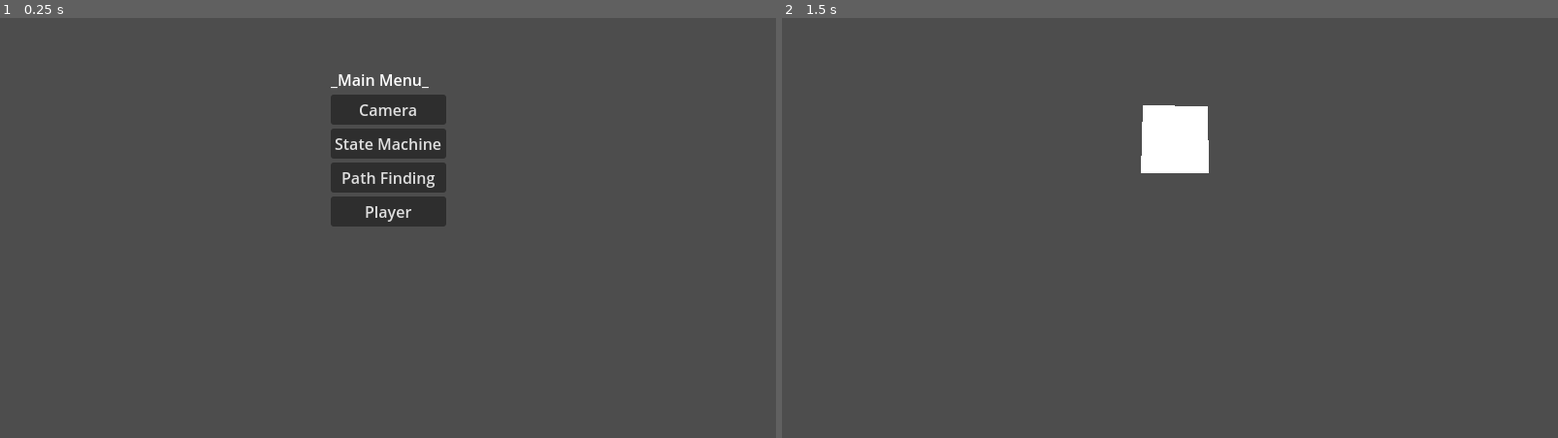
Above: before the commit, frames 1-2 (left to right).
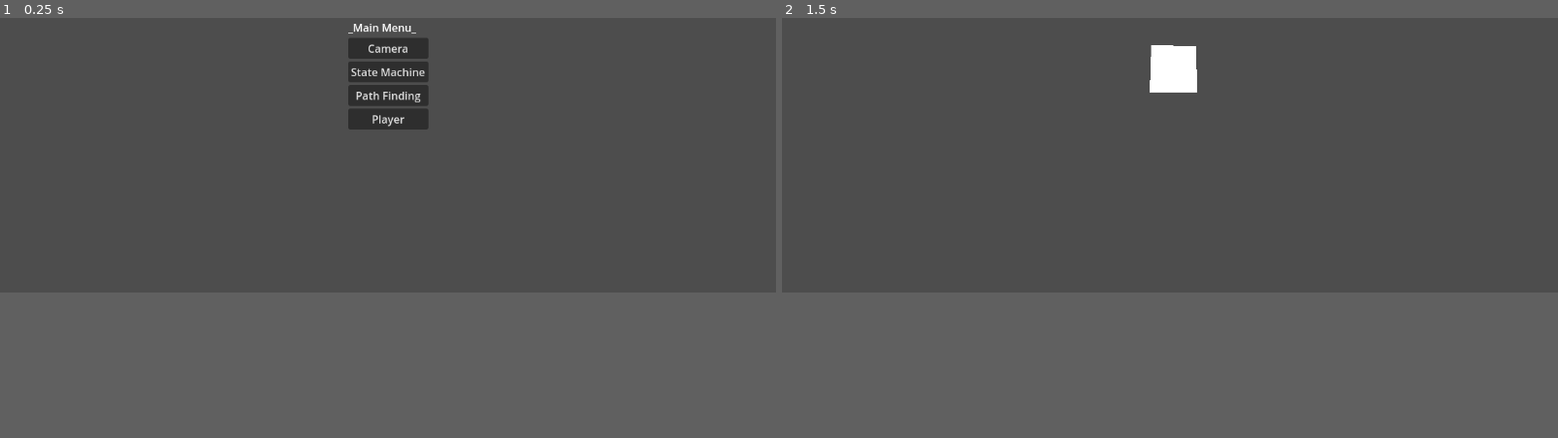
Above: after the commit, the same moments.

Repository: pablopenna/godot_learning
Game: Godot game, scene res://projects/main_menu/scenes/main_menu.tscn
Same seed, same stepped clock (60 frames per second), same inputs: the game is played once before the commit and once after it. The engine's default icon, where the game draws it, is replaced by a stand-in: a white triangle on a blue panel in a dark square.
Inputs:
- Up to frame 1 (0.25 s): no input
- Up to frame 2 (1.5 s): click "Camera" at 0.5 s; tap Enter (ui_accept) at 1.25 s; hold D (move_right) from 1.28 s (still down); hold Shift (dash) from 1.28 s (still down)
In our replay, the window is 800x600 before the commit and 800x450 after it. These sizes can differ from the game's own. Grey fills any space a smaller window leaves; there, only what the larger window draws over its background counts as a difference.

The runs differ from the first frame. In frame 1, 5.0% of the frame differs, in the area x 42-58%, y 1-50%; in frame 2, 2.0%.

Commit message:
Add notes about jittering in windows and FPS Counter Scene

Diff:
--- /dev/null
+++ b/common/scenes/fps_counter/fps_counter.gd
@@ -0,0 +1,11 @@
+extends RichTextLabel
+
+
+# Called when the node enters the scene tree for the first time.
+func _ready():
+	pass # Replace with function body.
+
+
+# Called every frame. 'delta' is the elapsed time since the previous frame.
+func _process(delta):
+	text = "%s" % Engine.get_frames_per_second()
--- /dev/null
+++ b/common/scenes/fps_counter/fps_counter.tscn
@@ -0,0 +1,10 @@
+[gd_scene load_steps=2 format=3 uid="uid://dxh2khy3nyldc"]
+
+[ext_resource type="Script" path="res://common/scenes/fps_counter/fps_counter.gd" id="1_fyt1u"]
+
+[node name="FPS_Counter" type="RichTextLabel"]
+offset_right = 40.0
+offset_bottom = 40.0
+bbcode_enabled = true
+fit_content = true
+script = ExtResource("1_fyt1u")
--- a/project.godot
+++ b/project.godot
@@ -18,6 +18,13 @@
 [autoload]
 
 FacingDirectionUtils="*res://common/utils/facing_direction.gd"
+
+[display]
+
+window/size/mode=4
+window/stretch/mode="canvas_items"
+window/stretch/aspect="expand"
+window/stretch/scale_mode="integer"
 
 [input]
 
--- a/projects/main_menu/scripts/main_menu.gd
+++ b/projects/main_menu/scripts/main_menu.gd
@@ -6,7 +6,8 @@
 @export var player_scene: PackedScene
 
 func _ready():
-	_set_screen_size(window_size)
+	# _set_screen_size(window_size)
+	pass
 
 func _set_screen_size(size: Vector2):
 	get_viewport().get_window().size = size
--- a/projects/player/scenes/main.tscn
+++ b/projects/player/scenes/main.tscn
@@ -1,8 +1,9 @@
-[gd_scene load_steps=4 format=3 uid="uid://c05t6khn5h02m"]
+[gd_scene load_steps=5 format=3 uid="uid://c05t6khn5h02m"]
 
 [ext_resource type="PackedScene" uid="uid://drulietgo1s1s" path="res://projects/player/scenes/player.tscn" id="1_wje2c"]
 [ext_resource type="PackedScene" uid="uid://iw2y2tljhrwx" path="res://common/scenes/terrain.tscn" id="2_fq08h"]
 [ext_resource type="PackedScene" uid="uid://dptcjh7q8w511" path="res://common/scenes/dummy/dummy.tscn" id="3_uaits"]
+[ext_resource type="PackedScene" uid="uid://dxh2khy3nyldc" path="res://common/scenes/fps_counter/fps_counter.tscn" id="4_ktvvd"]
 
 [node name="main" type="Node2D"]
 
@@ -13,3 +14,5 @@
 
 [node name="Node2D" parent="." instance=ExtResource("3_uaits")]
 position = Vector2(374, 189)
+
+[node name="FPS_Counter" parent="." instance=ExtResource("4_ktvvd")]
Not shown, changed: NOTES.md
